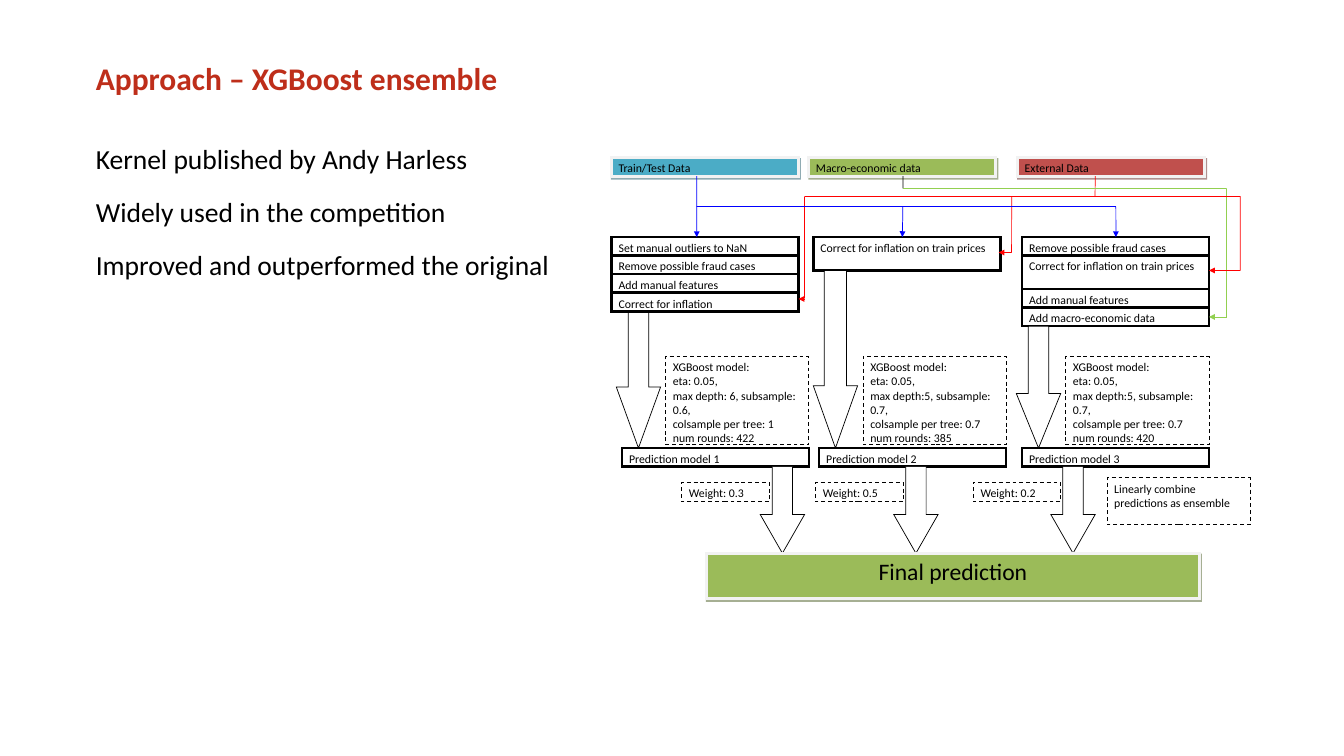
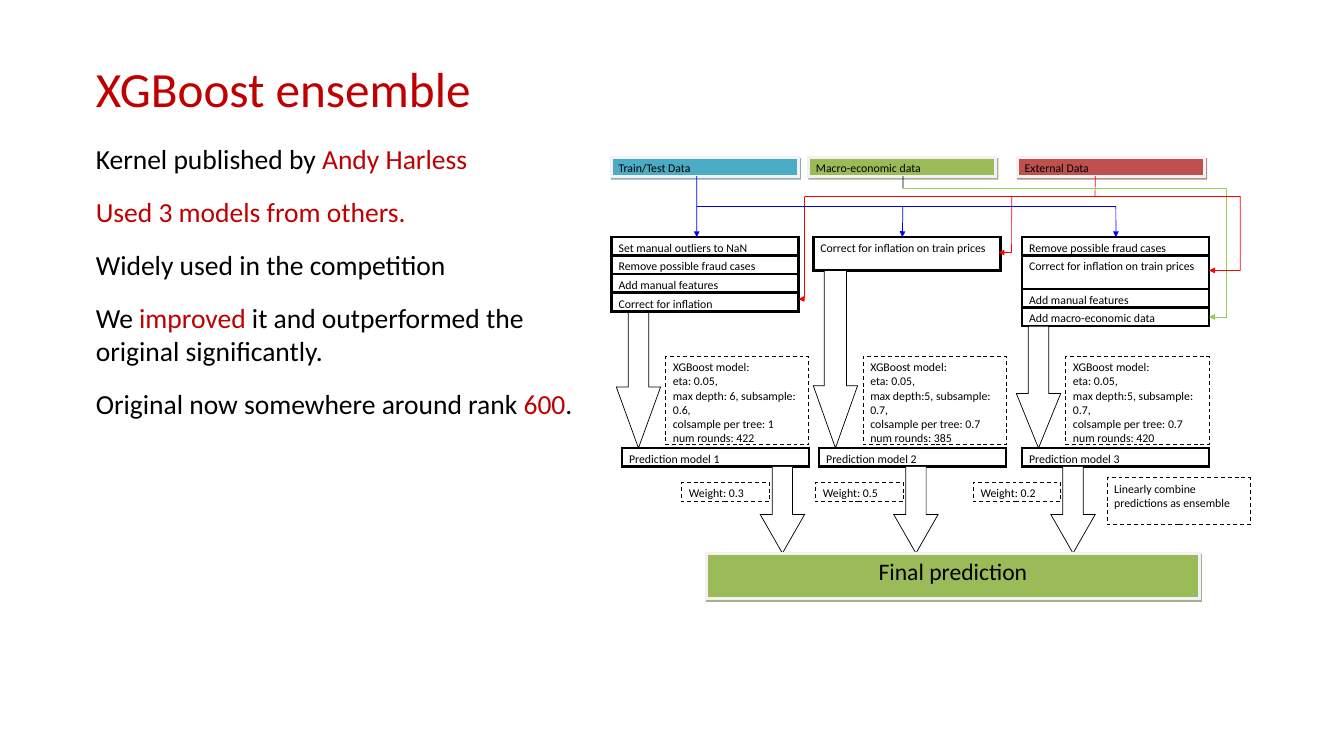
Before and after one commit to mrngm/Classified, a slide deck: slide 7 of presentatie/Classified_MLiP_final_presentation_2.pptx (slide 6 before the commit). Drawn at 1344x756 pixels with LibreOffice and Linux fonts; fonts in the diff are those of the drawing; background and template pictures are left out. Boxes give left, top, right and bottom in pixels: in the first picture for what was removed or moved away, otherwise in the second. Text is boxed around its words. In the diff, an @@ line names an element or a change of style, - is before the commit and + after.

```diff
--- a/presentatie/Classified_MLiP_final_presentation_2.pptx
+++ b/presentatie/Classified_MLiP_final_presentation_2.pptx
@@ title at box(96, 73, 471, 108): text changed; size 32 to 50 pt; text colour #BE2E1A to #C00000; bold off @@
-Approach – XGBoost ensemble
+XGBoost ensemble
@@ text at box(96, 150, 467, 174): text colour #000000 to #C00000 in "Andy Harless" @@
@@ text at box(96, 203, 406, 223): paragraph added @@
+Used 3 models from others.
@@ text at box(96, 309, 573, 419): text changed @@
-Improved and outperformed the original
+We improved it and outperformed the original significantly.
+Original now somewhere around rank 600.
```
Also in this commit, not shown: 5 other slides changed, 8 slides added, 5 slides removed, 1 other file.
